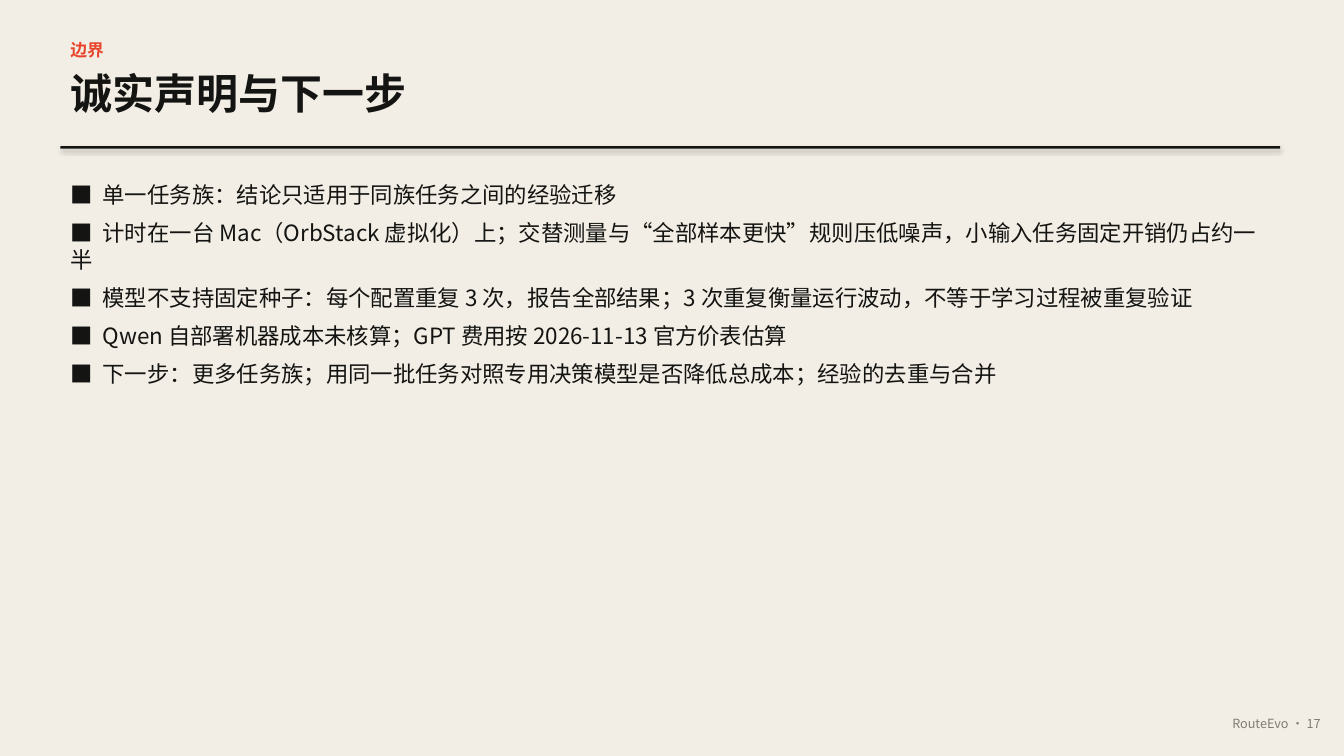
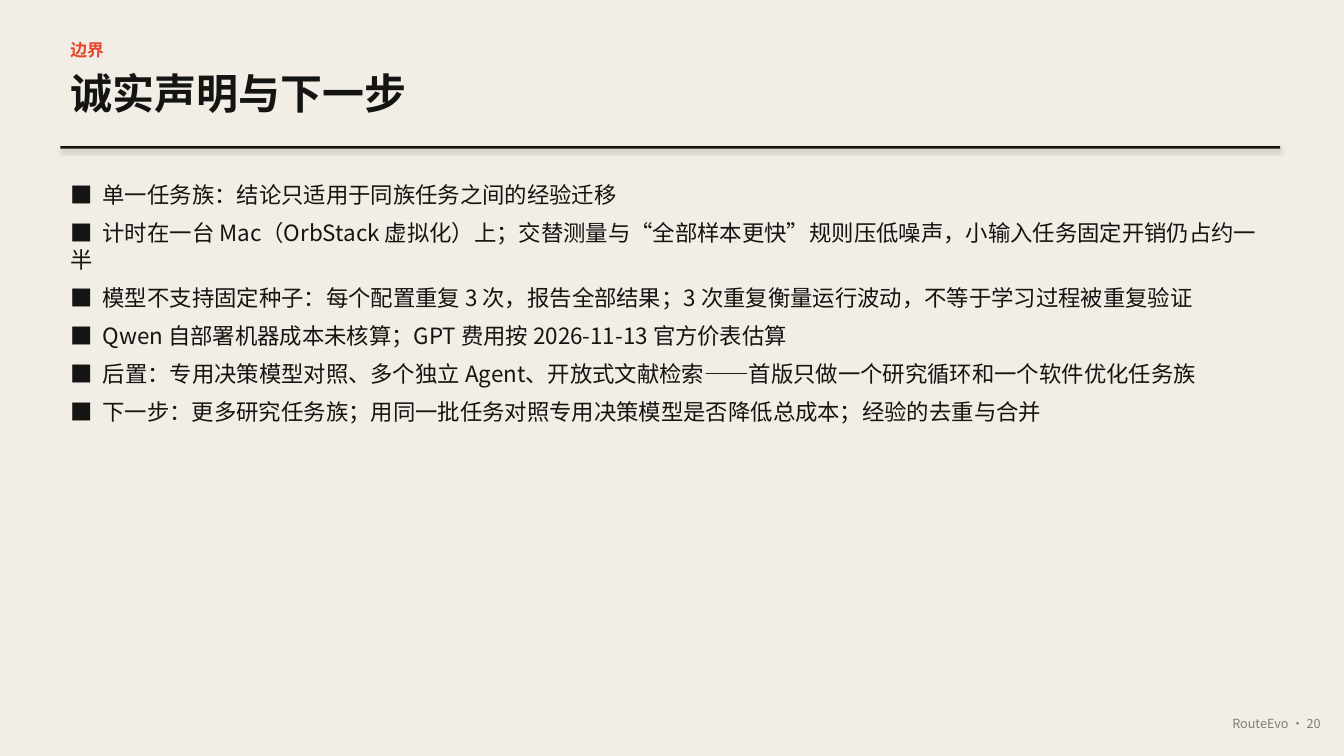
Before and after one commit to bohack-2026-hw/QuotaCrux, a slide deck: slide 20 of docs/RouteEvo.pptx (slide 17 before the commit). Drawn at 1344x756 pixels with LibreOffice and Linux fonts; fonts in the diff are those of the drawing. Boxes give left, top, right and bottom in pixels: in the first picture for what was removed or moved away, otherwise in the second. Text is boxed around its words. In the diff, an @@ line names an element or a change of style, - is before the commit and + after.

Commit message:
docs: rebuilt deck and PDFs for the Research Agent submission

```diff
--- a/docs/RouteEvo.pptx
+++ b/docs/RouteEvo.pptx
@@ text at <box>103,363,1196,424</box>: text changed @@
-■ 下一步：更多任务族；用同一批任务对照专用决策模型是否降低总成本；经验的去重与合并
+■ 后置：专用决策模型对照、多个独立 Agent、开放式文献检索——首版只做一个研究循环和一个软件优化任务族
+■ 下一步：更多研究任务族；用同一批任务对照专用决策模型是否降低总成本；经验的去重与合并
@@ text at <box>1232,719,1321,728</box>: text changed @@
-RouteEvo · 17
+RouteEvo · 20
```
Also in this commit, not shown: 16 other slides changed, 3 slides added, 4 other files.
